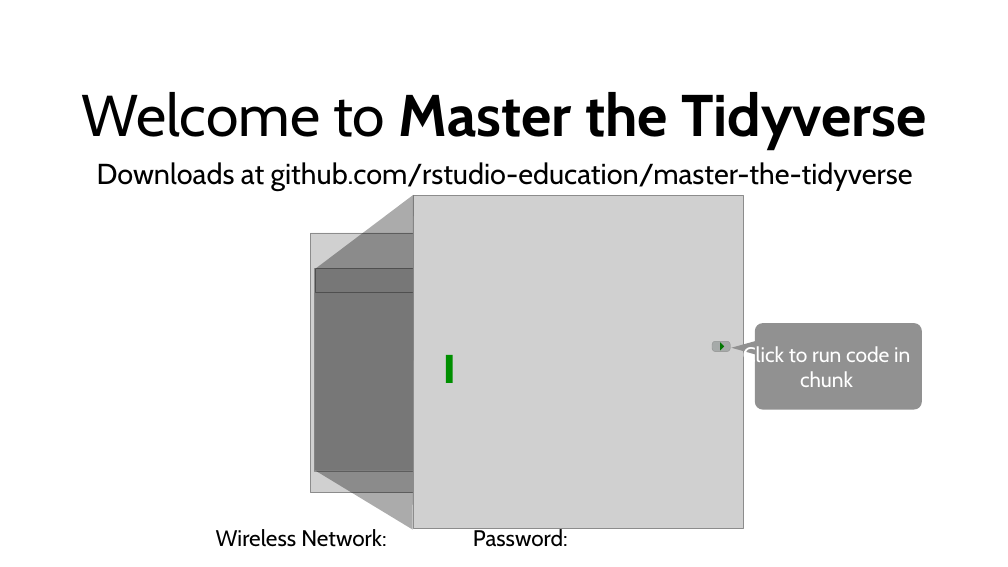
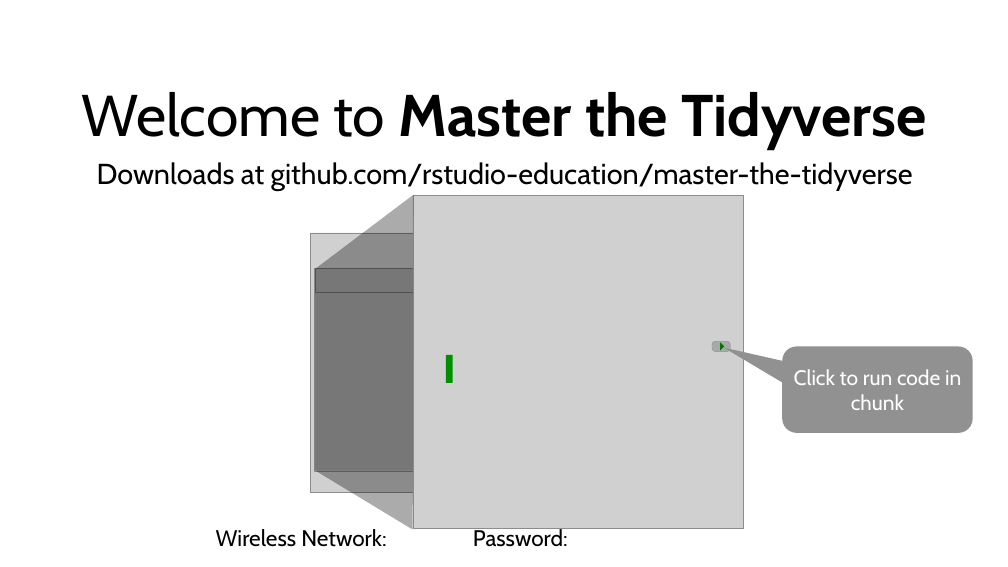
Before and after one commit to rstudio-education/master-the-tidyverse-instructors, a slide deck: slide 6 of powerpoints/000-A-Preclass-loop.pptx (slide 10 before the commit). Drawn at 1008x567 pixels with LibreOffice and Linux fonts; fonts in the diff are those of the drawing; grey boxes stand for pictures. Boxes give left, top, right and bottom in pixels: in the first picture for what was removed or moved away, otherwise in the second. Text is boxed around its words. In the diff, an @@ line names an element or a change of style, - is before the commit and + after.

```diff
--- a/powerpoints/000-A-Preclass-loop.pptx
+++ b/powerpoints/000-A-Preclass-loop.pptx
@@ freeform shape removed at box(731, 323, 922, 410) @@
-Click to run code in chunk
@@ rounded speech box added at box(782, 346, 972, 433), fill #919191, 40 pt, text #FFFFFF @@
+Click to run code in chunk
```
Also in this commit, not shown: 5 other slides changed, 7 slides removed.
